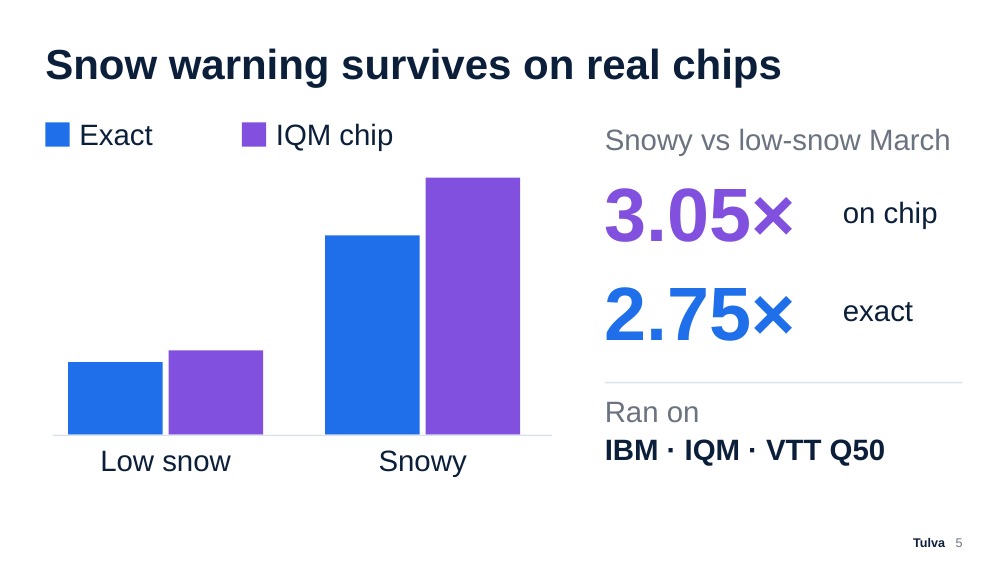
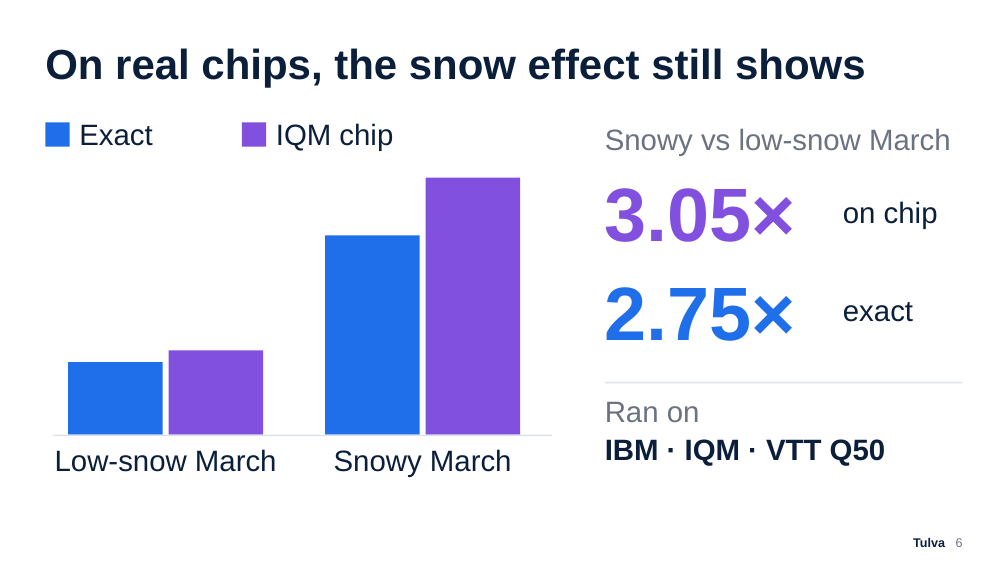
Before and after one commit to Zawaer/tulva, a slide deck: slide 6 of deck/Tulva_QxF2026.pptx (slide 5 before the commit). Drawn at 1008x567 pixels with LibreOffice and Linux fonts; fonts in the diff are those of the drawing. Boxes give left, top, right and bottom in pixels: in the first picture for what was removed or moved away, otherwise in the second. Text is boxed around its words. In the diff, an @@ line names an element or a change of style, - is before the commit and + after.

```diff
--- a/deck/Tulva_QxF2026.pptx
+++ b/deck/Tulva_QxF2026.pptx
@@ text at [45,48,866,88]: text changed @@
-Snow warning survives on real chips
+On real chips, the snow effect still shows
@@ text at [55,449,277,472]: text changed @@
-Low snow
+Low-snow March
@@ text at [334,449,512,477]: text changed @@
-Snowy
+Snowy March
```
Also in this commit, not shown: 7 other slides changed, 1 slide added, 21 other files.
